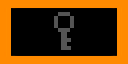
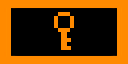
Before/after of a w=128, h=64 layered artwork. What changed in the layer stack:
painted on "Calque 2" over [54, 12, 74, 50]
